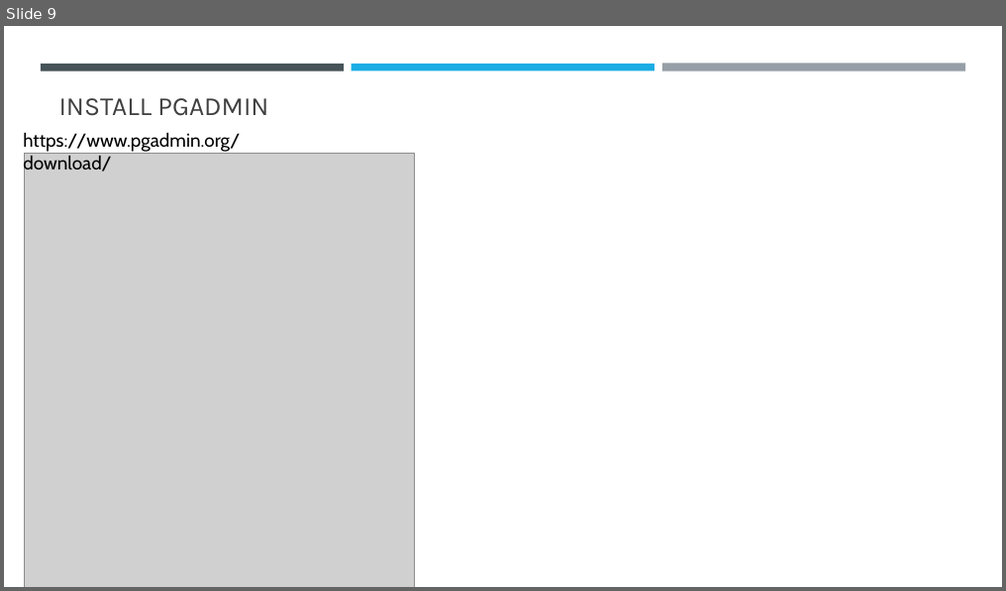
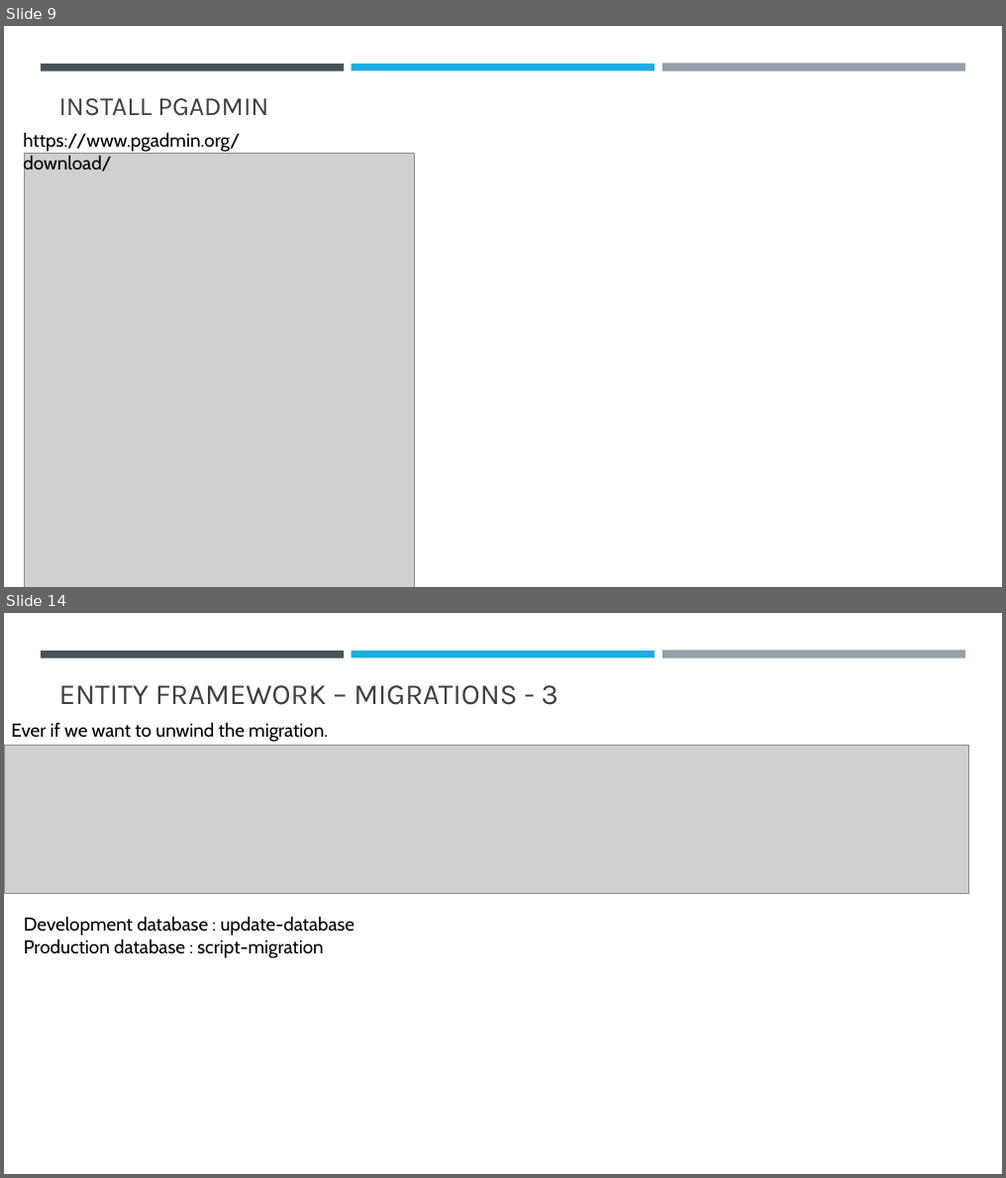
Before and after one commit to sansindia85/AzurePostgreSQL, a slide deck: Presentation/AzurePostgreSQl.pptx. Shown one above the other, each under a label of ours: slide 9 before the commit, slides 9 and 14 after it; the slides between them are not shown. The pictures are 1006x591 and 1006x1178 pixels, drawn with LibreOffice and Linux fonts; fonts in the diff are those of the drawing; grey boxes stand for pictures. Boxes give left, top, right and bottom in pixels: in the first picture for what was removed or moved away, otherwise in the second. Text is boxed around its words. In the diff, an @@ line names an element or a change of style, - is before the commit and + after.

Commit message:
Controlling Database Creation and Schema.

```diff
--- a/Presentation/AzurePostgreSQl.pptx
+++ b/Presentation/AzurePostgreSQl.pptx
@@ slide 14 added at (4, 613, 1002, 1174), background #FFFFFF; not listed: 3 template elements that a slide beside it also shows @@
@@ title added at (59, 685, 558, 705), 28 pt, text #404040 @@
+ENTITY FRAMEWORK – MIGRATIONS - 3
@@ text added at (11, 722, 328, 742), 18 pt, text #000000 @@
+Ever if we want to unwind the migration.
@@ picture added at (4, 745, 969, 894) @@
@@ text added at (24, 916, 355, 959), 18 pt, text #000000 @@
+Development database : update-database
+Production database : script-migration
```
Also in this commit, not shown: 9 other slides added, 20 other files.
